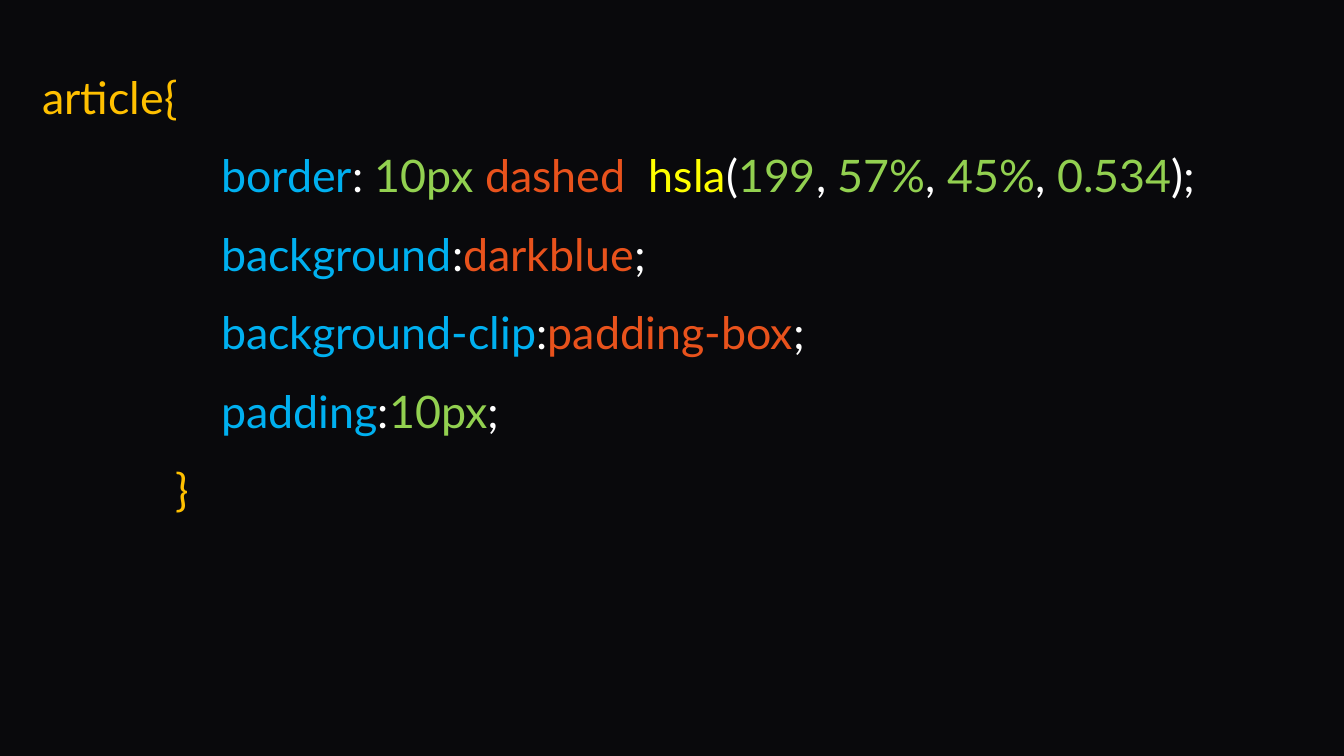
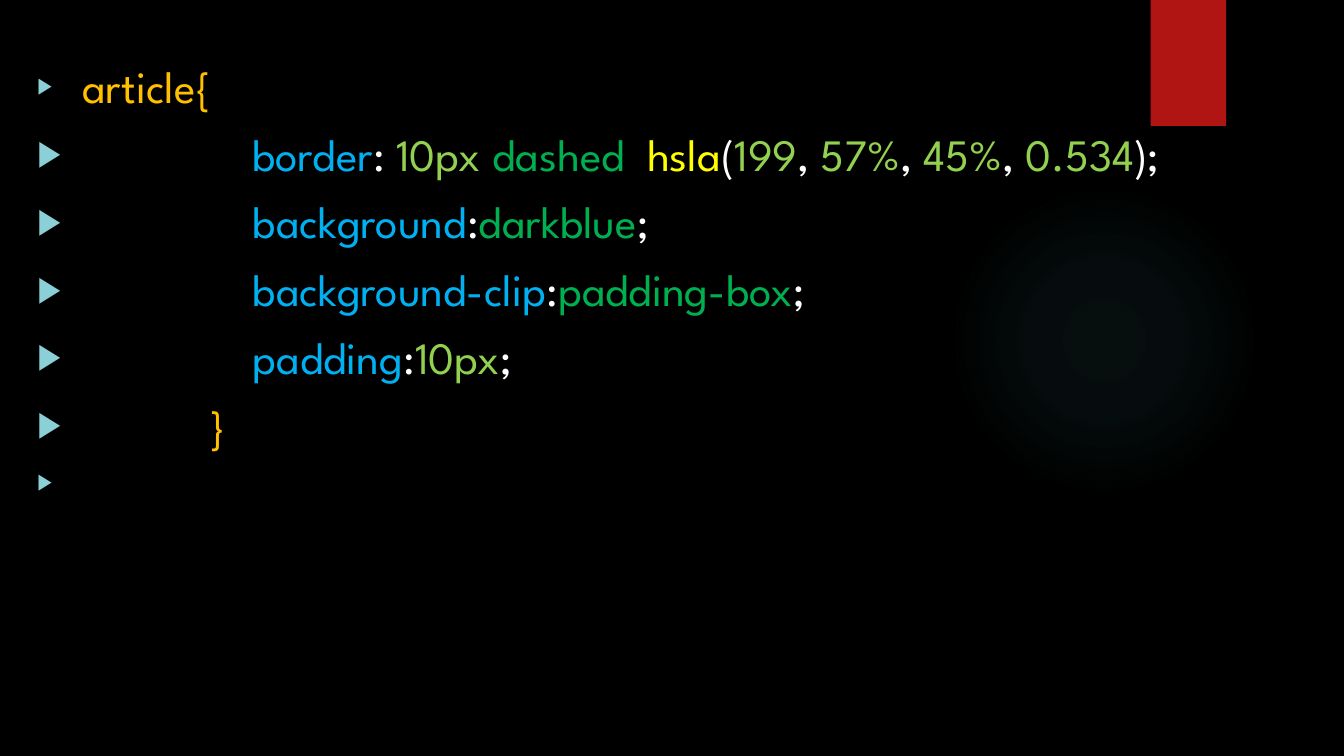
Before and after one commit to EngineeringDreams/ziniatinklio-praktiniai, a slide deck: slide 11 of Žiniatinklio praktinis darbas/Antras Skyrius – Fonai ir Rėmeliai.pptx. Drawn at 1344x756 pixels with LibreOffice and Linux fonts; fonts in the diff are those of the drawing; background and template pictures are left out. Boxes give left, top, right and bottom in pixels: in the first picture for what was removed or moved away, otherwise in the second. Text is boxed around its words. In the diff, an @@ line names an element or a change of style, - is before the commit and + after.

```diff
--- a/Žiniatinklio praktinis darbas/Antras Skyrius – Fonai ir Rėmeliai.pptx
+++ b/Žiniatinklio praktinis darbas/Antras Skyrius – Fonai ir Rėmeliai.pptx
@@ background #09090C to picture (left out) @@
@@ rectangle added at [1150,0,1226,126], fill #B01513 @@
@@ text "article{" at [82,72,1160,384]: font Lato to League Spartan; text colour #E8521C to #00B050 in "dashed", "background:darkblue;", "background-clip:padding-box;"; bullet none to ▶; line spacing 1.2 to 1 @@
@@ ellipse added at [949,185,1259,495], fill gradient #50B9C1 @@
```
Also in this commit, not shown: 13 other slides changed, 1 other file.
